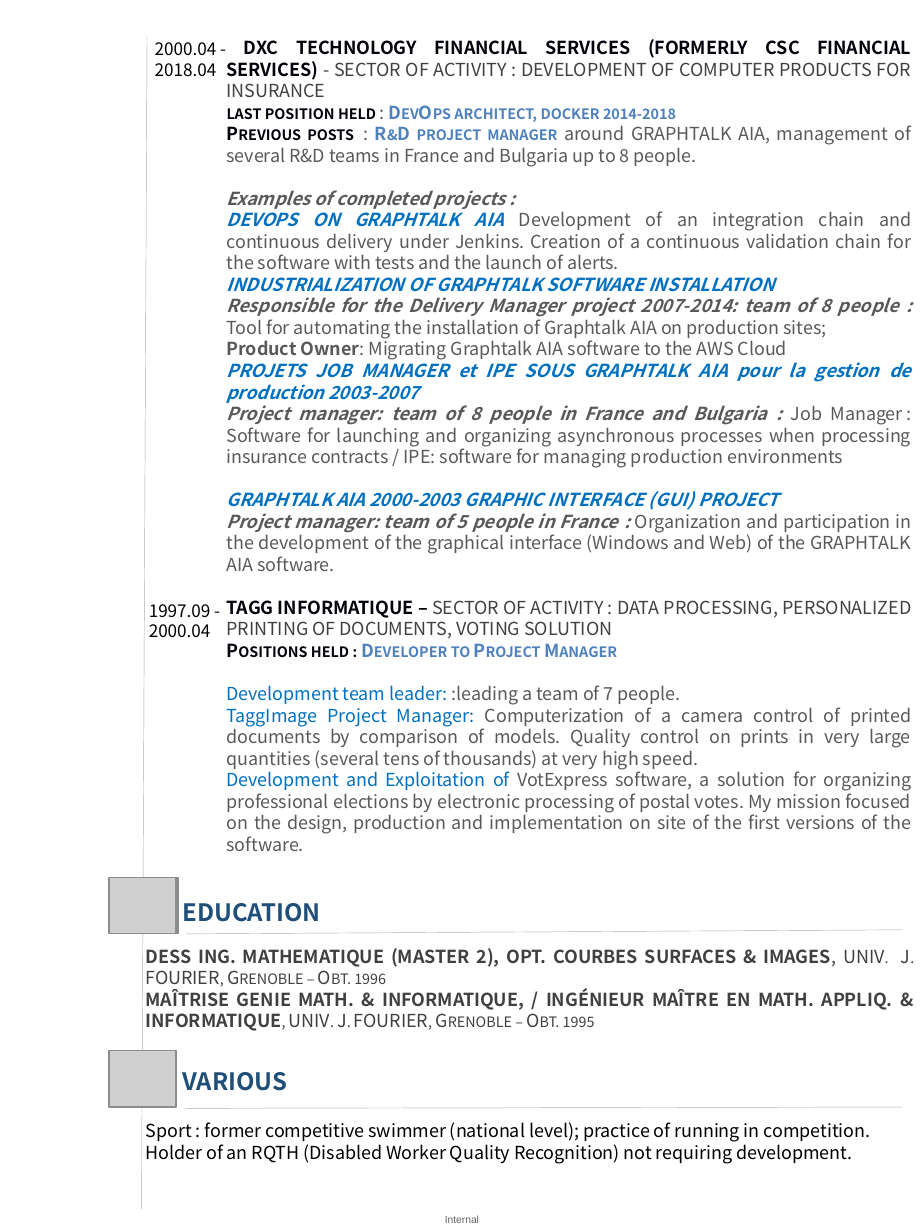
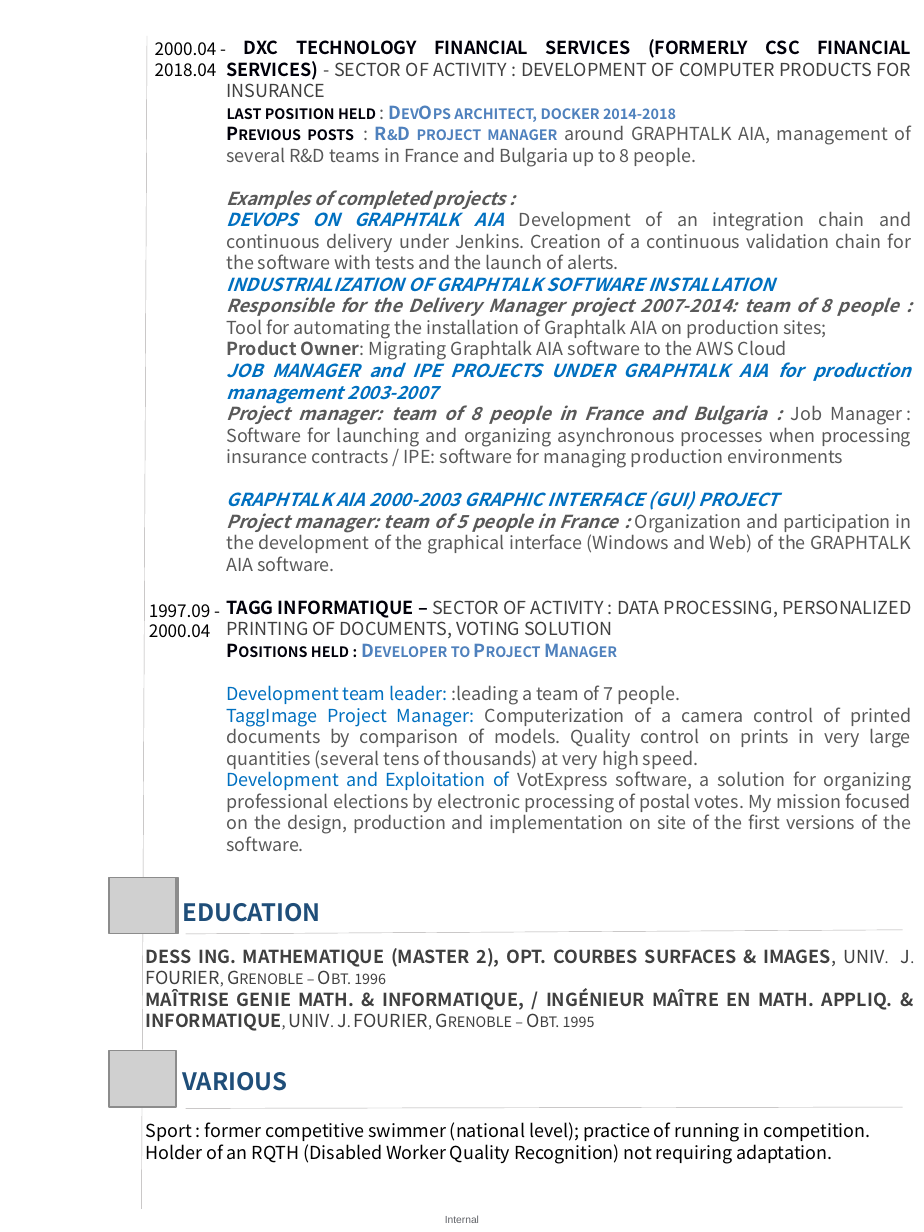
Before and after one commit to Solifred38/cv, a slide deck: slide 2 of CV_FFROMAGER.pptx. Drawn at 924x1232 pixels with LibreOffice and Linux fonts; fonts in the diff are those of the drawing; grey boxes stand for pictures. Boxes give left, top, right and bottom in pixels: in the first picture for what was removed or moved away, otherwise in the second. Text is boxed around its words. In the diff, an @@ line names an element or a change of style, - is before the commit and + after.

```diff
--- a/CV_FFROMAGER.pptx
+++ b/CV_FFROMAGER.pptx
@@ text at [227,357,911,404]: text changed @@
-PROJETS JOB MANAGER et IPE SOUS GRAPHTALK AIA pour la gestion de production 2003-2007
+JOB MANAGER and IPE PROJECTS UNDER GRAPHTALK AIA for production management 2003-2007
@@ text at [146,1140,832,1164]: text changed @@
-Holder of an RQTH (Disabled Worker Quality Recognition) not requiring development.
+Holder of an RQTH (Disabled Worker Quality Recognition) not requiring adaptation.
```
Also in this commit, not shown: 1 other file.
